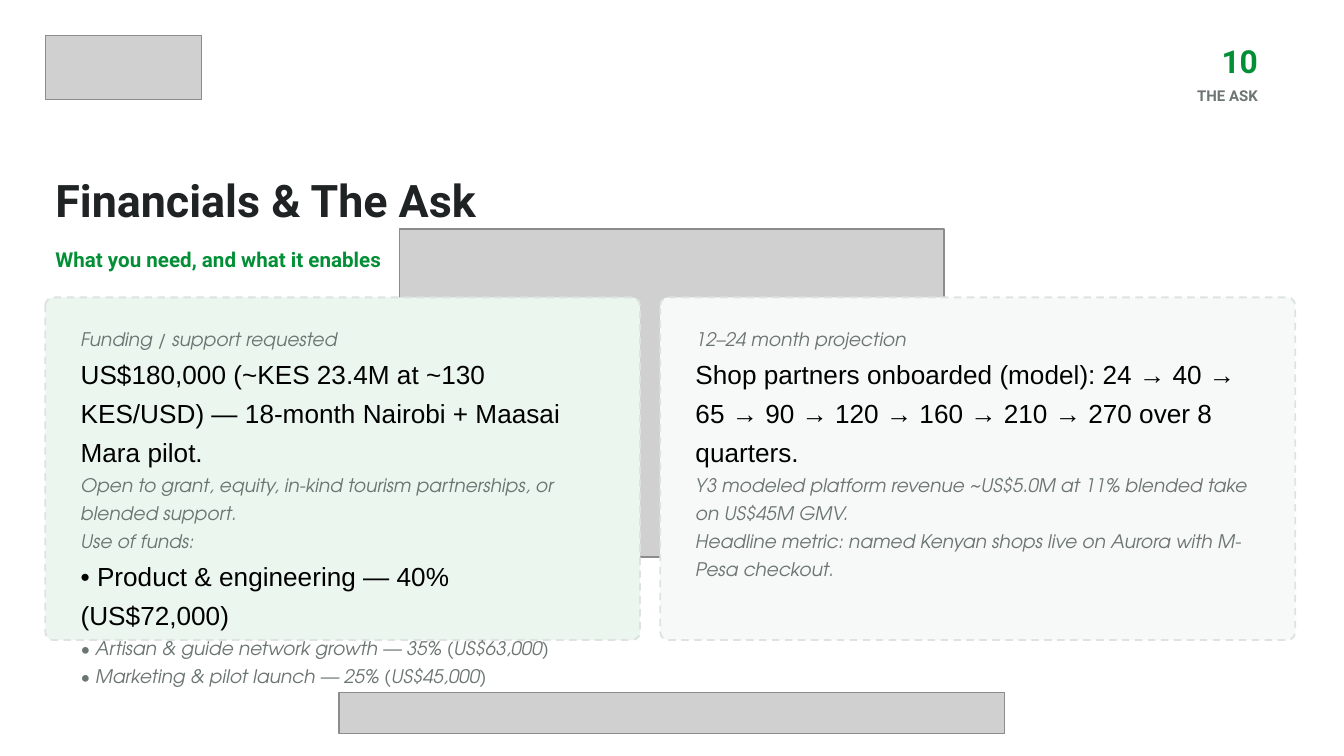
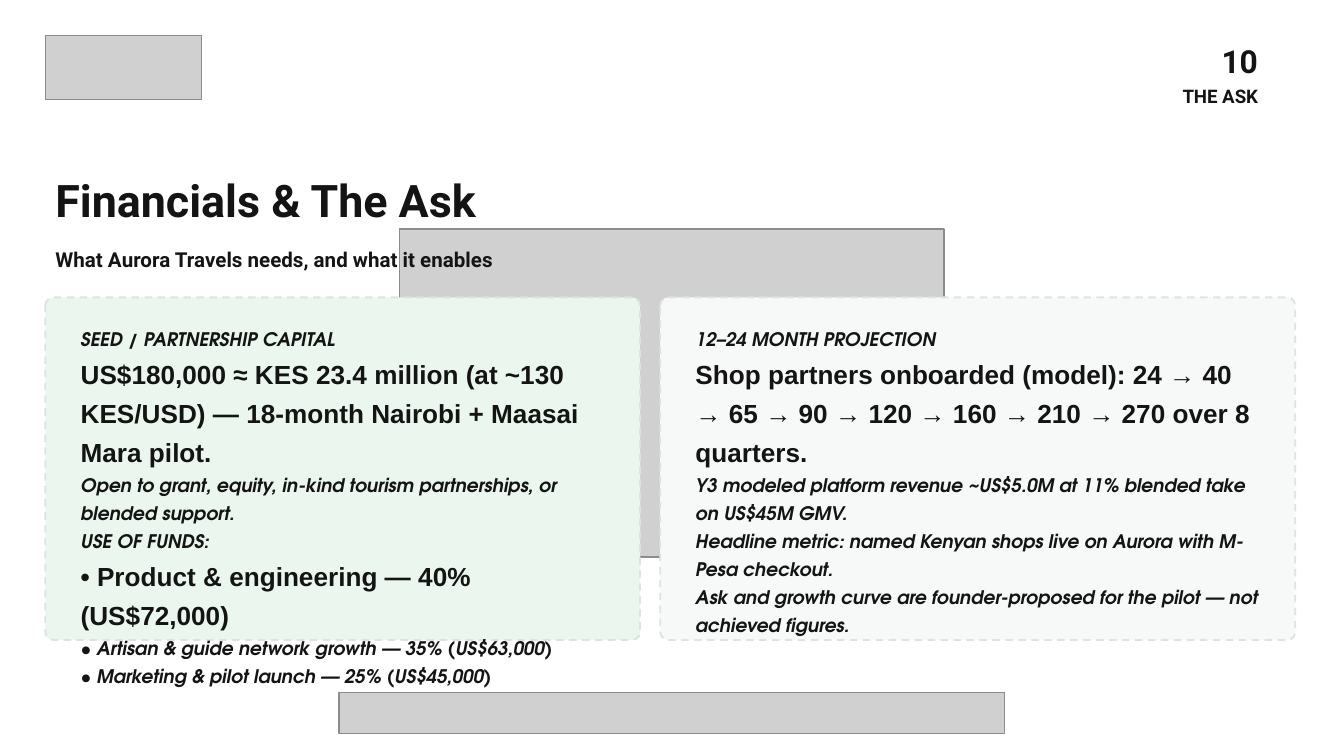
Before and after one commit to ProximaOpal/AuroraTravels, a slide deck: slide 11 of pitch/AuroraTravels_Pitch_Deck.pptx. Drawn at 1344x756 pixels with LibreOffice and Linux fonts; fonts in the diff are those of the drawing; grey boxes stand for pictures. Boxes give left, top, right and bottom in pixels: in the first picture for what was removed or moved away, otherwise in the second. Text is boxed around its words. In the diff, an @@ line names an element or a change of style, - is before the commit and + after.

```diff
--- a/pitch/AuroraTravels_Pitch_Deck.pptx
+++ b/pitch/AuroraTravels_Pitch_Deck.pptx
@@ text "10" at (x1=1222, y1=50, x2=1258, y2=74): text colour #028F35 to #141414 @@
@@ text "THE ASK" at (x1=1183, y1=89, x2=1258, y2=103): size 8 to 10 pt, text colour #6B7573 to #141414 @@
@@ text "Financials & The Ask" at (x1=55, y1=183, x2=476, y2=218): text colour #1F2323 to #141414 @@
@@ text at (x1=55, y1=251, x2=492, y2=271): text changed; text colour #028F35 to #141414 @@
-What you need, and what it enables
+What Aurora Travels needs, and what it enables
@@ text at (x1=81, y1=332, x2=578, y2=468): text changed; text colour #000000 to #141414; bold on @@
-Funding / support requested
-US$180,000 (~KES 23.4M at ~130 KES/USD) — 18-month Nairobi + Maasai Mara pilot.
+SEED / PARTNERSHIP CAPITAL
+US$180,000 ≈ KES 23.4 million (at ~130 KES/USD) — 18-month Nairobi + Maasai Mara pilot.
@@ text at (x1=695, y1=332, x2=935, y2=347): text changed; text colour #6B7573 to #141414; bold on @@
-12–24 month projection
+12–24 MONTH PROJECTION
@@ text at (x1=695, y1=365, x2=1250, y2=577): text colour #000000 to #141414 in "Shop partners onboarded (model): 24 → 40 ..."; bold on in "Shop partners onboarded (model): 24 → 40 ...", "Y3 modeled platform revenue ~US$5.0M at 11% ...", "Headline metric: named Kenyan shops live on ..."; text colour #6B7573 to #141414 in "Y3 modeled platform revenue ~US$5.0M at 11% ...", "Headline metric: named Kenyan shops live on ..." @@
@@ text at (x1=81, y1=477, x2=557, y2=688): text colour #6B7573 to #141414 in "Open to grant, equity, in-kind tourism partnerships, ...", "• Artisan & guide network growth — ...", "• Marketing & pilot launch — 25% ..."; bold on in "Open to grant, equity, in-kind tourism partnerships, ...", "• Product & engineering — 40% (US$72,000)", "• Artisan & guide network growth — ...", "• Marketing & pilot launch — 25% ..."; text colour #000000 to #141414 in "• Product & engineering — 40% (US$72,000)" @@
@@ text at (x1=81, y1=534, x2=210, y2=549): text changed; text colour #6B7573 to #141414; bold on @@
-Use of funds:
+USE OF FUNDS:
@@ text at (x1=695, y1=589, x2=1258, y2=608): paragraph added @@
+Ask and growth curve are founder-proposed for the pilot — not achieved figures.
```
Also in this commit, not shown: 10 other slides changed, 2 other files.
